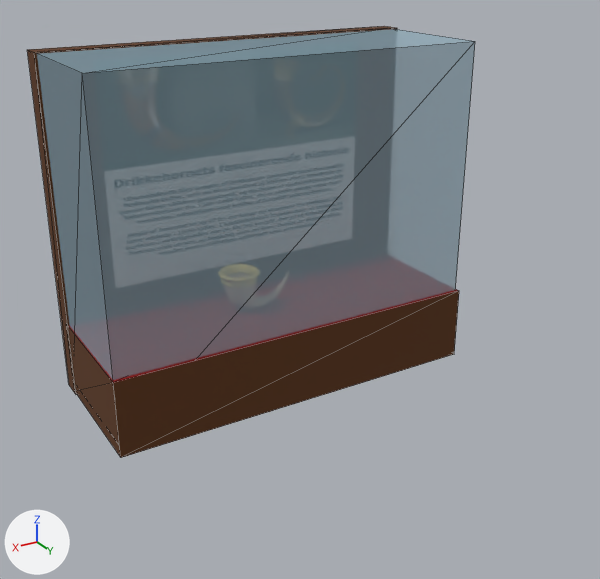
Renders of the glTF model theroom/excersizes/museum/montre_drikkehorn.gltf from each side of a commit.
The view is the same before and after, from a camera (50 mm lens) standing at (5.18, 9.62, 5.96) and looking at (0.15, 1.24, 1.77). The lights are fixed; the arrows at lower left show +X, +Y and +Z. Mesh edges are drawn as thin lines. Where no turn or scale is listed for an object, it has been applied to the vertices.
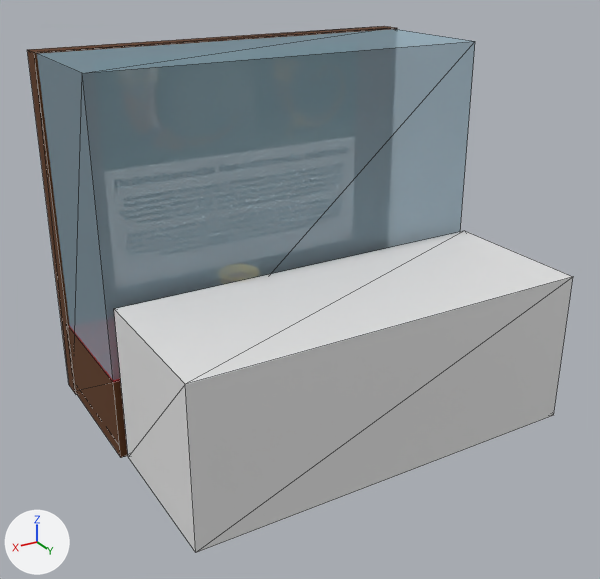
Pixel boxes (x1, y1, x2, y2) of what changed, in the pictures (600 x 579 px):
'front.zone', added
    after: (114, 231, 573, 552)
'Cube.006', unchanged, covered by the edit
    before: (68, 289, 459, 458)
    after: (68, 326, 128, 458)

What changed in the scene script:
```text
Add me_cube_002:
    me_cube_002.from_pydata(...)  # a box spanning x -2.61..2.61, y -1.0..1.0, z -1.0..1.0
Add ob_front_zone:
    ob_front_zone = bpy.data.objects.new('front.zone', me_cube_002)
    ob_front_zone.location = (-0.03, 2.17, 1.03)
```
